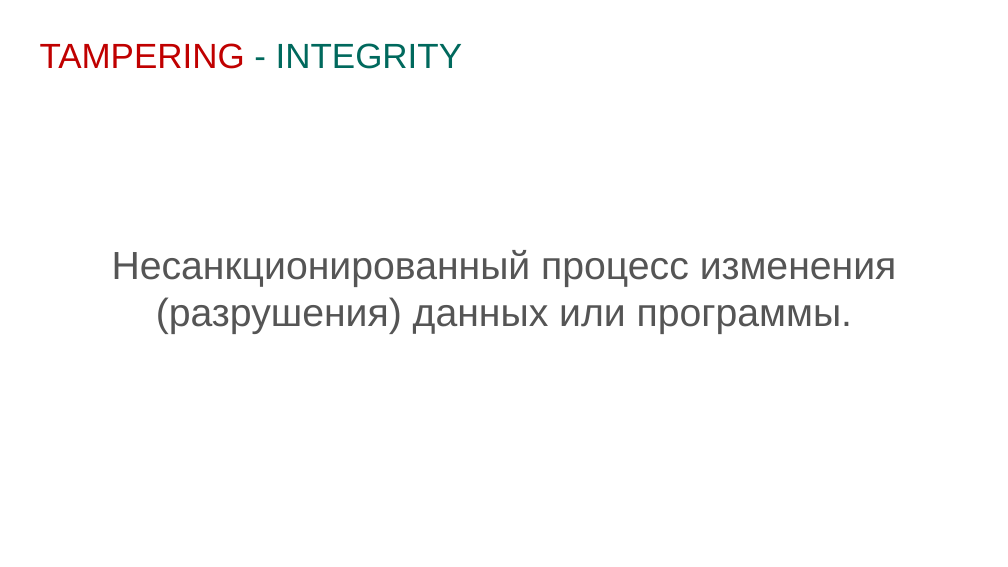
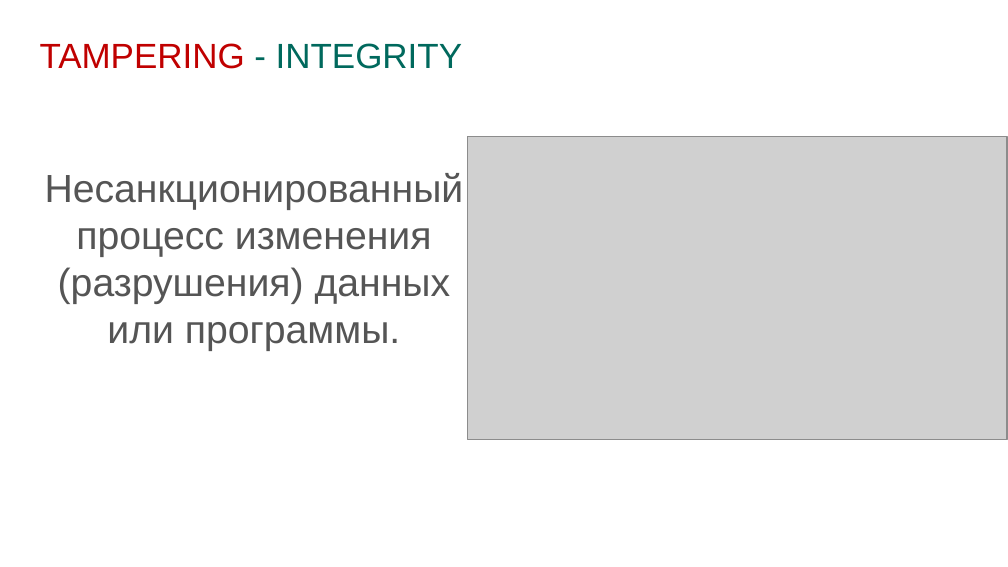
Before and after one commit to prograholic/prograholic.github.io, a slide deck: slide 11 of nsu_31_01_2017/31.01.2017_kutumov.pptx (slide 8 before the commit). Drawn at 1008x567 pixels with LibreOffice and Linux fonts; fonts in the diff are those of the drawing; grey boxes stand for pictures; background and template pictures are left out. Boxes give left, top, right and bottom in pixels: in the first picture for what was removed or moved away, otherwise in the second. Text is boxed around its words. In the diff, an @@ line names an element or a change of style, - is before the commit and + after.

```diff
--- a/nsu_31_01_2017/31.01.2017_kutumov.pptx
+++ b/nsu_31_01_2017/31.01.2017_kutumov.pptx
@@ text "Несанкционированный процесс изменения (разрушения) данных ..." rewrapped from box(112, 250, 897, 334) to box(45, 173, 464, 351) @@
@@ picture added at box(468, 137, 1007, 440) @@
```
Also in this commit, not shown: 8 other slides changed, 3 slides added.
